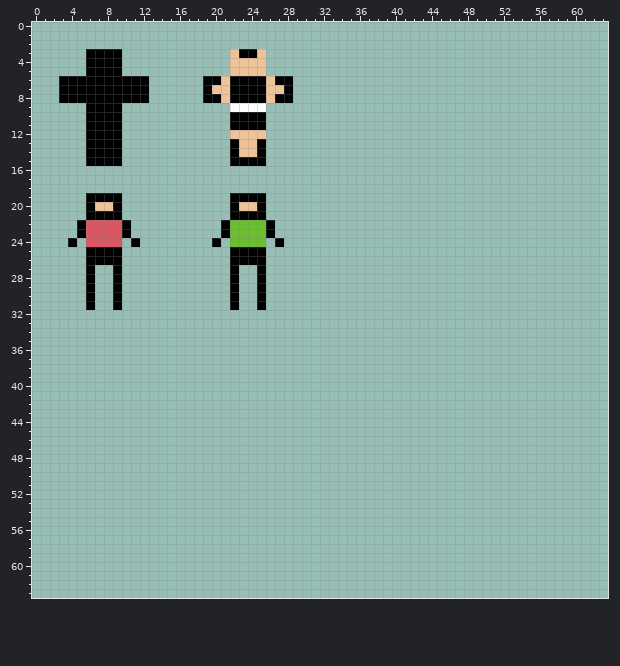
Pixel-art sprite, stored at ui/public/assets/spritesheet.png. Above is the file before it was changed.
The file is 64x64 pixels.
Now the later version:
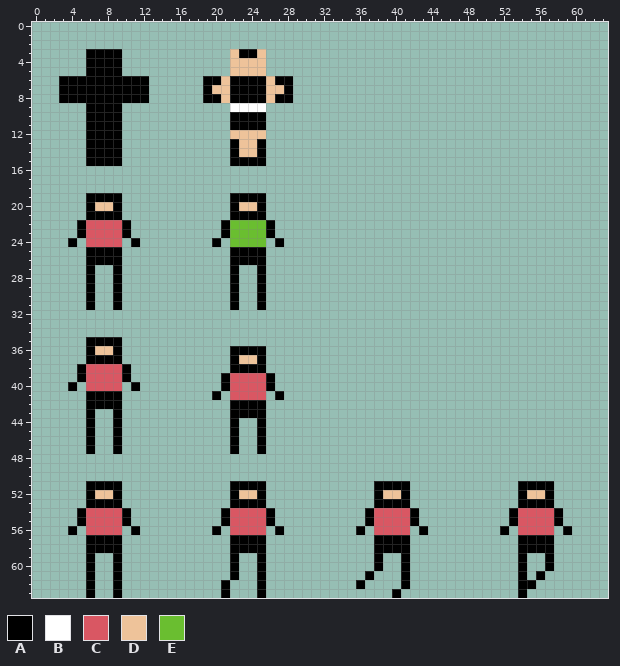
Palette (. is transparent): A #000000  B #ffffff  C #d95763  D #eec39a  E #6abe30
Difference:
y 35: x 6..9 .... -> AAAA
y 36: x 6..9 .... -> ADDA; x 22..25 .... -> AAAA
y 37: x 6..9 .... -> AAAA; x 22..25 .... -> ADDA
y 38: x 5..10 ...... -> ACCCCA; x 22..25 .... -> AAAA
y 39: x 5..10 ...... -> ACCCCA; x 21..26 ...... -> ACCCCA
y 40: x 4 . -> A; x 6..9 .... -> CCCC; x 11 . -> A; x 21..26 ...... -> ACCCCA
y 41: x 6..9 .... -> AAAA; x 20 . -> A; x 22..25 .... -> CCCC; x 27 . -> A
y 42: x 6..9 .... -> AAAA; x 22..25 .... -> AAAA
y 43: x 6 . -> A; x 9 . -> A; x 22..25 .... -> AAAA
y 44..47: x 6 . -> A; x 9 . -> A; x 22 . -> A; x 25 . -> A
y 51: x 6..9 .... -> AAAA; x 22..25 .... -> AAAA; x 38..41 .... -> AAAA; x 54..57 .... -> AAAA
y 52: x 6..9 .... -> ADDA; x 22..25 .... -> ADDA; x 38..41 .... -> ADDA; x 54..57 .... -> ADDA
y 53: x 6..9 .... -> AAAA; x 22..25 .... -> AAAA; x 38..41 .... -> AAAA; x 54..57 .... -> AAAA
y 54..55: x 5..10 ...... -> ACCCCA; x 21..26 ...... -> ACCCCA; x 37..42 ...... -> ACCCCA; x 53..58 ...... -> ACCCCA
y 56: x 4 . -> A; x 6..9 .... -> CCCC; x 11 . -> A; x 20 . -> A; x 22..25 .... -> CCCC; x 27 . -> A; x 36 . -> A; x 38..41 .... -> CCCC; x 43 . -> A; x 52 . -> A; x 54..57 .... -> CCCC; x 59 . -> A
y 57..58: x 6..9 .... -> AAAA; x 22..25 .... -> AAAA; x 38..41 .... -> AAAA; x 54..57 .... -> AAAA
y 59..60: x 6 . -> A; x 9 . -> A; x 22 . -> A; x 25 . -> A; x 38 . -> A; x 41 . -> A; x 54 . -> A; x 57 . -> A
y 61: x 6 . -> A; x 9 . -> A; x 22 . -> A; x 25 . -> A; x 37 . -> A; x 41 . -> A; x 54 . -> A; x 56 . -> A
y 62: x 6 . -> A; x 9 . -> A; x 21 . -> A; x 25 . -> A; x 36 . -> A; x 41 . -> A; x 54..55 .. -> AA
y 63: x 6 . -> A; x 9 . -> A; x 21 . -> A; x 25 . -> A; x 40 . -> A; x 54 . -> A
Boxes around the changes in both pictures, in picture pixels (x1, y1, x2, y2):
added: (68, 337, 140, 454)
added: (212, 346, 284, 454)
added: (68, 481, 140, 598)
added: (212, 481, 284, 598)
added: (356, 481, 428, 598)
added: (500, 481, 572, 598)
